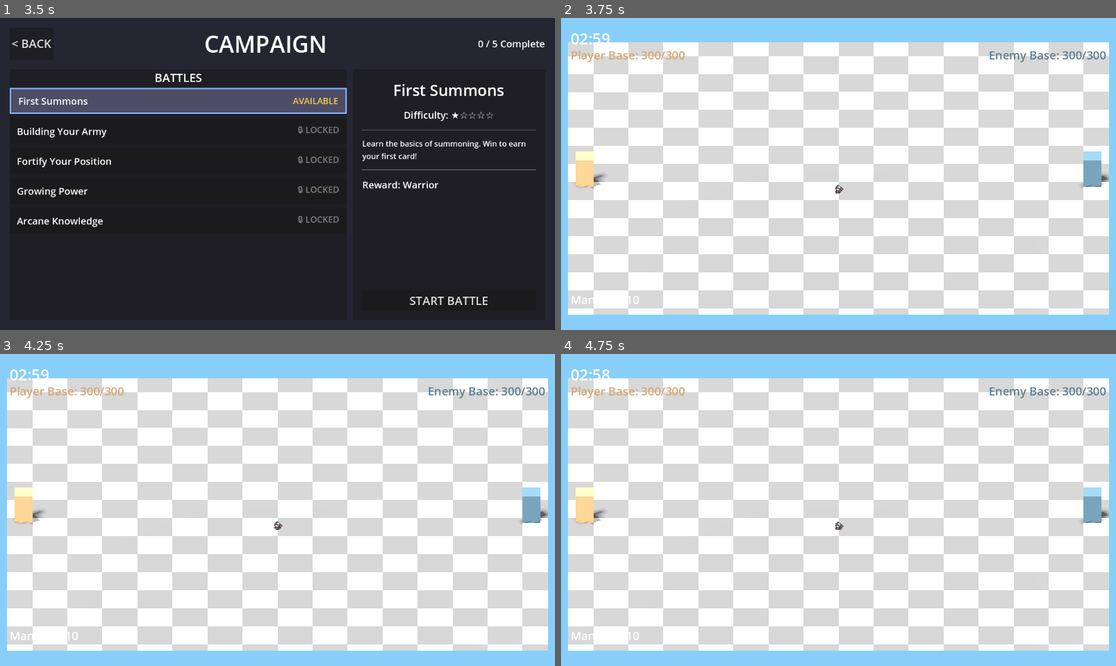
Above: before the commit, frames 1-4 (two rows, left to right).
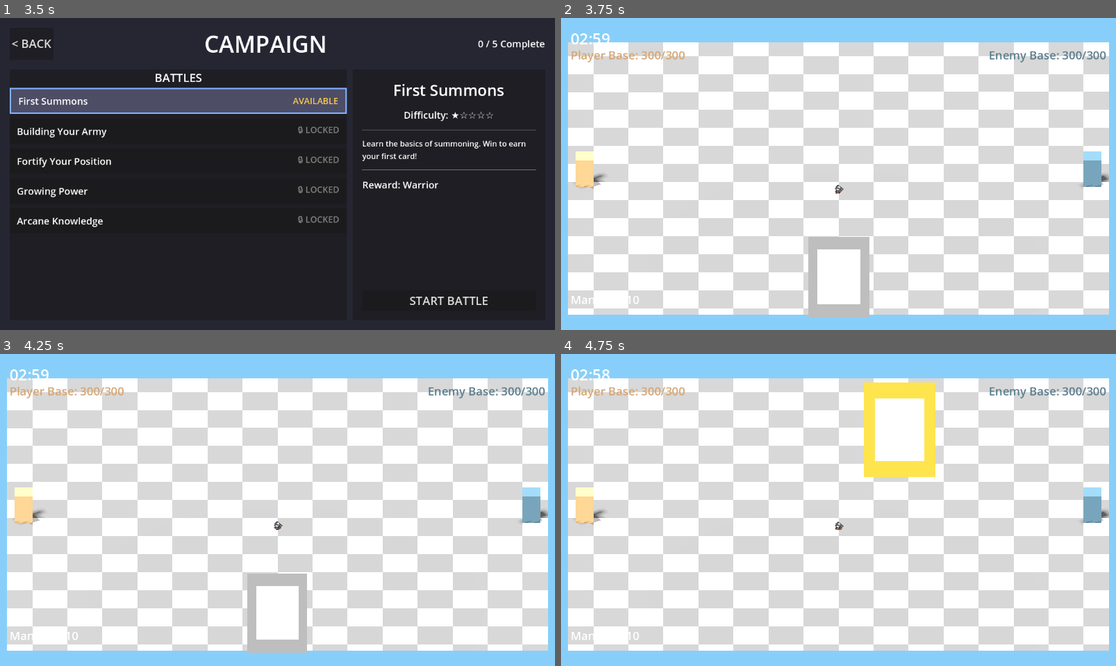
Above: after the commit, the same moments.

Repository: amari-charles/project-summoner
Game: Godot game, scene res://scenes/ui/main_menu.tscn
Same seed, same stepped clock (60 frames per second), same inputs: the game is played once before the commit and once after it.
Inputs (mouse positions are in pixels of both pictures, inside the frame that each line leads up to):
- Up to frame 1 (3.5 s): click "PLAY" at 0.5 s; click "SELECT" at 1.25 s; click "CHOOSE WARRIOR" at 2 s; click (177, 99) at 2.75 s
- Up to frame 2 (3.75 s): click "START BATTLE" at 3.5 s
- Up to frame 3 (4.25 s): no input
- Up to frame 4 (4.75 s): tap Enter at 4.25 s; drag from (838, 612) to (894, 441) at 4.27 s

Frame 1 is identical in both runs. In frame 2, 2.2% of the frame differs, in the area x 44-56%, y 70-96%; in frame 3, 2.1%; in frame 4, 3.0%, in the area x 54-68%, y 9-40%.
Error before the commit: Invalid assignment of property or key 'custom_minimum_size' with value of type 'Vector2' on a base object of type 'CanvasGroup'. (res://scripts/ui/hand_ui.gd:4…

Commit message:
Fix CanvasGroup property error: Remove Control-only properties
CanvasGroup is a Node2D, not a Control, so it doesn't have:
- custom_minimum_size
- size
- mouse_filter

Removed these invalid property assignments from CardVisuals CanvasGroup.

🤖 Generated with [Claude Code](https://claude.com/claude-code)

Co-Authored-By: Claude <noreply@anthropic.com>

Diff:
--- a/scripts/ui/hand_ui.gd
+++ b/scripts/ui/hand_ui.gd
@@ -412,11 +412,9 @@
 	container.hand_ui = self
 
 	# Create CanvasGroup to wrap all visual elements (for unified shader application)
+	# Note: CanvasGroup is a Node2D, not Control, so it doesn't have size/mouse_filter properties
 	var visuals = CanvasGroup.new()
 	visuals.name = "CardVisuals"
-	visuals.custom_minimum_size = Vector2(CARD_WIDTH, CARD_HEIGHT)
-	visuals.size = Vector2(CARD_WIDTH, CARD_HEIGHT)
-	visuals.mouse_filter = Control.MOUSE_FILTER_IGNORE
 	container.add_child(visuals)
 
 	# Card border (rendered behind background)
Not shown, changed: .claude/settings.local.json
